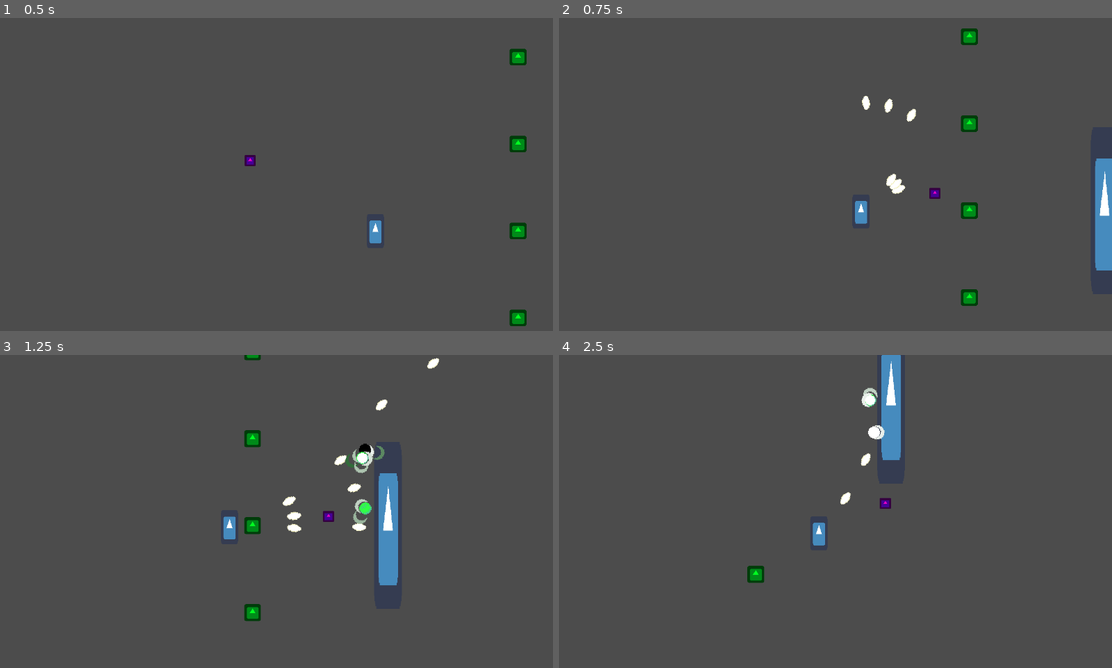
Above: before the commit, frames 1-4 (two rows, left to right).
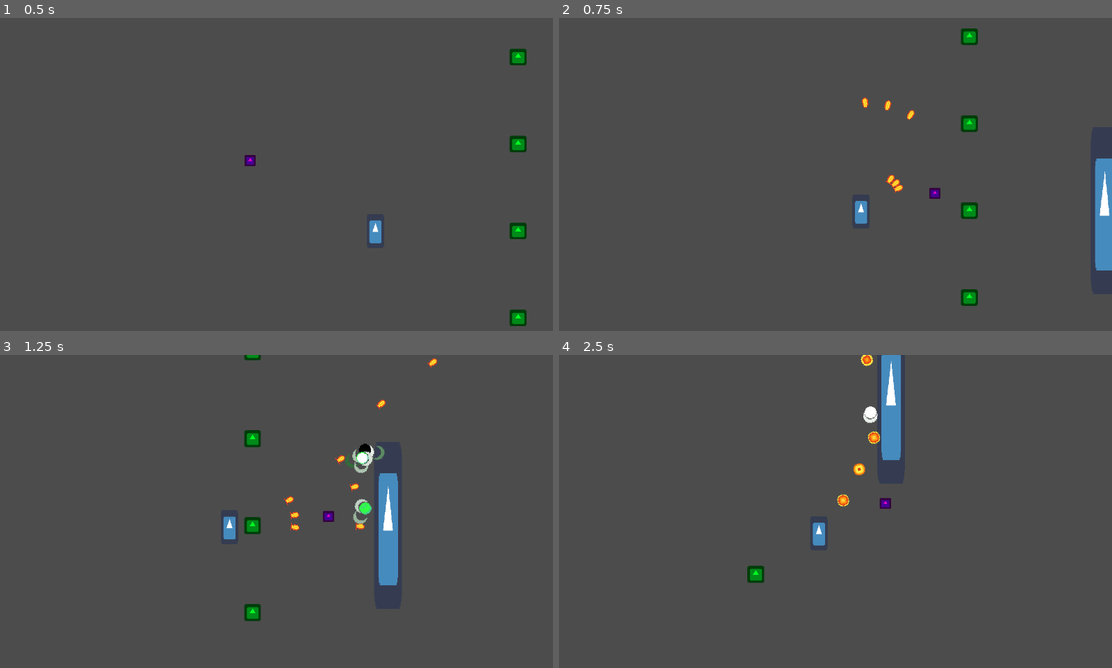
Above: after the commit, the same moments.

Repository: florian-rieder/2DShooter
Game: Godot game, scene res://test.tscn
Two runs of this game, one before a commit and one after it. Both use one fixed random seed, a clock stepped at 60 frames per second and the inputs below. The engine's default icon, where the game draws it, is replaced by a stand-in: a white triangle on a blue panel in a dark square. Sound files missing from this copy of the repository are replaced by a short silence.
Inputs (mouse positions are in pixels of both pictures, inside the frame that each line leads up to):
- Up to frame 1 (0.5 s): no input
- Up to frame 2 (0.75 s): move the mouse to (957, 158) at 0.52 s; hold D (right) from 0.53 s (still down); hold Space (fire) from 0.53 s (still down)
- Up to frame 3 (1.25 s): keep holding D (right); keep holding Space (fire)
- Up to frame 4 (2.5 s): move the mouse to (724, 527) at 1.27 s; release D (right) at 1.28 s; release Space (fire) at 1.28 s; hold S (down) 1.28-2.03 s; tap C at 1.35 s; move the mouse to (890, 442) at 2.02 s; hold D (right) from 2.03 s (still down); hold Space (fire) from 2.03 s (still down)

Frame 1 is identical in both runs. In frame 2, 0.3% of the frame differs, in the area x 54-65%, y 24-57%; in frame 3, 0.4%; in frame 4, 0.6%, in the area x 50-59%, y 0-49%.

Commit message:
projectile overhaul
- animated sprite
- custom projectile resource

Diff:
--- a/2DShooter/Director/Director.gd
+++ b/2DShooter/Director/Director.gd
@@ -16,6 +16,7 @@
 func _process(delta):
     if c > 1:
         var n_enemies = len(get_enemies())
+        estimate_difficulty()
         if n_enemies < max_enemies:
             spawn_enemies()
         c = 0
@@ -23,6 +24,10 @@
 
 
 func estimate_difficulty():
+    var player = get_player()
+    var weapon = player.weapon
+#    var player_dps = weapon._seconds_per_shot * weapon.weapon.projectile.damage * len(weapon.weapon.projectile_angles)
+#    print(player_dps)
     # estimate current difficulty level based on metrics
     pass
 
@@ -72,4 +77,4 @@
 
 
 func get_player():
-    return _tree.get_nodes_in_group('Player')
+    return _tree.get_nodes_in_group('Player')[0]
--- /dev/null
+++ b/2DShooter/Projectile/Data/BigProjectile.tres
@@ -0,0 +1,45 @@
+[gd_resource type="Resource" load_steps=12 format=2]
+
+[ext_resource path="res://Projectile/ProjectileResource.gd" type="Script" id=1]
+[ext_resource path="res://Impact/Impact.tscn" type="PackedScene" id=2]
+[ext_resource path="res://audio/hit_2.wav" type="AudioStream" id=3]
+[ext_resource path="res://audio/hit_1.wav" type="AudioStream" id=4]
+[ext_resource path="res://Projectile/All_Fire_Bullet_Pixel_16x16.png" type="Texture" id=5]
+
+[sub_resource type="AtlasTexture" id=1]
+atlas = ExtResource( 5 )
+region = Rect2( 0, 16, 16, 16 )
+
+[sub_resource type="AtlasTexture" id=2]
+atlas = ExtResource( 5 )
+region = Rect2( 16, 16, 16, 16 )
+
+[sub_resource type="AtlasTexture" id=3]
+atlas = ExtResource( 5 )
+region = Rect2( 32, 16, 16, 16 )
+
+[sub_resource type="AtlasTexture" id=4]
+atlas = ExtResource( 5 )
+region = Rect2( 48, 16, 16, 16 )
+
+[sub_resource type="AtlasTexture" id=5]
+atlas = ExtResource( 5 )
+region = Rect2( 64, 16, 16, 16 )
+
+[sub_resource type="SpriteFrames" id=6]
+animations = [ {
+"frames": [ SubResource( 1 ), SubResource( 2 ), SubResource( 3 ), SubResource( 4 ), SubResource( 5 ) ],
+"loop": true,
+"name": "default",
+"speed": 24.0
+} ]
+
+[resource]
+script = ExtResource( 1 )
+speed = 400
+damage = 200
+frames = SubResource( 6 )
+impact = ExtResource( 2 )
+impact_sounds = [ ExtResource( 4 ), ExtResource( 3 ) ]
+impact_quantity = 1
+impact_deviation = 0
--- a/2DShooter/Projectile/Projectile.gd
+++ b/2DShooter/Projectile/Projectile.gd
@@ -5,6 +5,9 @@
 onready var _root = get_tree().get_root()
 
 var moving = true
+
+func _ready():
+    $Sprite.frames = projectile.frames
 
 func _physics_process(delta):
     if not moving:
--- a/2DShooter/Projectile/Projectile.tscn
+++ b/2DShooter/Projectile/Projectile.tscn
@@ -1,8 +1,32 @@
-[gd_scene load_steps=5 format=2]
+[gd_scene load_steps=10 format=2]
 
-[ext_resource path="res://Projectile/Bullet_01.png" type="Texture" id=1]
+[ext_resource path="res://Projectile/All_Fire_Bullet_Pixel_16x16.png" type="Texture" id=1]
 [ext_resource path="res://Projectile/Projectile.gd" type="Script" id=2]
 [ext_resource path="res://Projectile/TestProjectile.tres" type="Resource" id=3]
+
+[sub_resource type="AtlasTexture" id=2]
+atlas = ExtResource( 1 )
+region = Rect2( 176, 0, 16, 16 )
+
+[sub_resource type="AtlasTexture" id=3]
+atlas = ExtResource( 1 )
+region = Rect2( 192, 0, 16, 16 )
+
+[sub_resource type="AtlasTexture" id=4]
+atlas = ExtResource( 1 )
+region = Rect2( 208, 0, 16, 16 )
+
+[sub_resource type="AtlasTexture" id=5]
+atlas = ExtResource( 1 )
+region = Rect2( 224, 0, 16, 16 )
+
+[sub_resource type="SpriteFrames" id=6]
+animations = [ {
+"frames": [ SubResource( 2 ), SubResource( 3 ), SubResource( 4 ), SubResource( 5 ) ],
+"loop": true,
+"name": "default",
+"speed": 25.0
+} ]
 
 [sub_resource type="CapsuleShape2D" id=1]
 radius = 5.0
@@ -12,9 +36,11 @@
 script = ExtResource( 2 )
 projectile = ExtResource( 3 )
 
-[node name="Sprite" type="Sprite" parent="."]
+[node name="Sprite" type="AnimatedSprite" parent="."]
 position = Vector2( 8, 0 )
-texture = ExtResource( 1 )
+frames = SubResource( 6 )
+frame = 3
+playing = true
 
 [node name="CollisionShape2D" type="CollisionShape2D" parent="."]
 position = Vector2( 8, 1 )
--- a/2DShooter/Projectile/ProjectileResource.gd
+++ b/2DShooter/Projectile/ProjectileResource.gd
@@ -5,6 +5,8 @@
 export var speed : int
 export var damage : int
 
+export (SpriteFrames) var frames
+
 export (PackedScene) var impact
 export (Array, Resource) var impact_sounds
 export var impact_quantity : int = 1
--- a/2DShooter/Projectile/TestProjectile.tres
+++ b/2DShooter/Projectile/TestProjectile.tres
@@ -1,13 +1,39 @@
-[gd_resource type="Resource" load_steps=4 format=2]
+[gd_resource type="Resource" load_steps=10 format=2]
 
 [ext_resource path="res://Projectile/ProjectileResource.gd" type="Script" id=1]
 [ext_resource path="res://audio/Impact.wav" type="AudioStream" id=2]
 [ext_resource path="res://Impact/Impact.tscn" type="PackedScene" id=3]
+[ext_resource path="res://Projectile/All_Fire_Bullet_Pixel_16x16.png" type="Texture" id=4]
+
+[sub_resource type="AtlasTexture" id=1]
+atlas = ExtResource( 4 )
+region = Rect2( 336, 112, 16, 16 )
+
+[sub_resource type="AtlasTexture" id=2]
+atlas = ExtResource( 4 )
+region = Rect2( 352, 112, 16, 16 )
+
+[sub_resource type="AtlasTexture" id=3]
+atlas = ExtResource( 4 )
+region = Rect2( 368, 112, 16, 16 )
+
+[sub_resource type="AtlasTexture" id=4]
+atlas = ExtResource( 4 )
+region = Rect2( 384, 112, 16, 16 )
+
+[sub_resource type="SpriteFrames" id=5]
+animations = [ {
+"frames": [ SubResource( 1 ), SubResource( 2 ), SubResource( 3 ), SubResource( 4 ) ],
+"loop": true,
+"name": "default",
+"speed": 24.0
+} ]
 
 [resource]
 script = ExtResource( 1 )
 speed = 500
 damage = 20
+frames = SubResource( 5 )
 impact = ExtResource( 3 )
 impact_sounds = [ ExtResource( 2 ) ]
 impact_quantity = 1
--- a/2DShooter/Weapon/Data/BlipThump.tres
+++ b/2DShooter/Weapon/Data/BlipThump.tres
@@ -1,7 +1,7 @@
 [gd_resource type="Resource" load_steps=4 format=2]
 
 [ext_resource path="res://Weapon/Data/WeaponResource.gd" type="Script" id=1]
-[ext_resource path="res://Projectile/Projectile.tscn" type="PackedScene" id=2]
+[ext_resource path="res://Projectile/Data/BigProjectile.tres" type="Resource" id=2]
 [ext_resource path="res://audio/BlipThump.wav" type="AudioStream" id=3]
 
 [resource]
--- a/2DShooter/Weapon/Data/Burst.tres
+++ b/2DShooter/Weapon/Data/Burst.tres
@@ -1,7 +1,7 @@
 [gd_resource type="Resource" load_steps=4 format=2]
 
 [ext_resource path="res://Weapon/Data/WeaponResource.gd" type="Script" id=1]
-[ext_resource path="res://Projectile/Projectile.tscn" type="PackedScene" id=2]
+[ext_resource path="res://Projectile/Data/BigProjectile.tres" type="Resource" id=2]
 [ext_resource path="res://audio/Burst.wav" type="AudioStream" id=3]
 
 [resource]
--- a/2DShooter/Weapon/Data/Heavy.tres
+++ b/2DShooter/Weapon/Data/Heavy.tres
@@ -1,7 +1,7 @@
 [gd_resource type="Resource" load_steps=4 format=2]
 
 [ext_resource path="res://Weapon/Data/WeaponResource.gd" type="Script" id=1]
-[ext_resource path="res://Projectile/Projectile.tscn" type="PackedScene" id=2]
+[ext_resource path="res://Projectile/Data/BigProjectile.tres" type="Resource" id=2]
 [ext_resource path="res://audio/Heavy.wav" type="AudioStream" id=3]
 
 [resource]
--- a/2DShooter/Weapon/Data/SlowButHeavy.tres
+++ b/2DShooter/Weapon/Data/SlowButHeavy.tres
@@ -1,7 +1,7 @@
 [gd_resource type="Resource" load_steps=4 format=2]
 
 [ext_resource path="res://Weapon/Data/WeaponResource.gd" type="Script" id=1]
-[ext_resource path="res://Projectile/Projectile.tscn" type="PackedScene" id=2]
+[ext_resource path="res://Projectile/Data/BigProjectile.tres" type="Resource" id=2]
 [ext_resource path="res://audio/SlowButHeavy.wav" type="AudioStream" id=3]
 
 [resource]
--- a/2DShooter/Weapon/Data/ToxicBlaster.tres
+++ b/2DShooter/Weapon/Data/ToxicBlaster.tres
@@ -1,7 +1,7 @@
 [gd_resource type="Resource" load_steps=6 format=2]
 
 [ext_resource path="res://Weapon/Data/WeaponResource.gd" type="Script" id=1]
-[ext_resource path="res://Projectile/Projectile.tscn" type="PackedScene" id=2]
+[ext_resource path="res://Projectile/TestProjectile.tres" type="Resource" id=2]
 [ext_resource path="res://audio/Toxic5.wav" type="AudioStream" id=3]
 [ext_resource path="res://audio/Toxic2.wav" type="AudioStream" id=4]
 [ext_resource path="res://audio/Toxic4.wav" type="AudioStream" id=5]
--- a/2DShooter/Weapon/Data/WeaponResource.gd
+++ b/2DShooter/Weapon/Data/WeaponResource.gd
@@ -11,5 +11,5 @@
 export var max_trauma : float
 
 # Note: It is the projectile that inflicts damage, not the weapon !
-export (PackedScene) var projectile
+export (Resource) var projectile
 export (Array, Resource) var fire_sounds
--- a/2DShooter/Weapon/Data/test_weapon.tres
+++ b/2DShooter/Weapon/Data/test_weapon.tres
@@ -2,7 +2,7 @@
 
 [ext_resource path="res://Weapon/Data/WeaponResource.gd" type="Script" id=1]
 [ext_resource path="res://audio/Wobbly_shooter.wav" type="AudioStream" id=2]
-[ext_resource path="res://Projectile/Projectile.tscn" type="PackedScene" id=3]
+[ext_resource path="res://Projectile/TestProjectile.tres" type="Resource" id=3]
 
 [resource]
 script = ExtResource( 1 )
--- a/2DShooter/Weapon/Weapon.gd
+++ b/2DShooter/Weapon/Weapon.gd
@@ -3,6 +3,7 @@
 signal shot_fired
 
 export (Resource) var weapon setget set_weapon, get_weapon
+export (PackedScene) var projectile_scene
 
 onready var muzzle = $Muzzle
 onready var _root = get_tree().get_root()
@@ -47,7 +48,8 @@
 func spawn_projectile(deviation = 0.0):
     var inac = weapon.inaccuracy/2 # inaccuracy
     var random_deviation = rand_range(-inac, inac)
-    var b = weapon.projectile.instance()
+    var b = projectile_scene.instance()
+    b.projectile = weapon.projectile
     owner.add_child(b)
     b.global_transform = muzzle.global_transform
     # inaccuracy and deviation
--- a/2DShooter/Weapon/Weapon.tscn
+++ b/2DShooter/Weapon/Weapon.tscn
@@ -1,8 +1,9 @@
-[gd_scene load_steps=7 format=2]
+[gd_scene load_steps=8 format=2]
 
 [ext_resource path="res://Bazooka.png" type="Texture" id=1]
 [ext_resource path="res://Weapon/Data/test_weapon.tres" type="Resource" id=2]
 [ext_resource path="res://pixelate.gdshader" type="Shader" id=3]
+[ext_resource path="res://Projectile/Projectile.tscn" type="PackedScene" id=4]
 [ext_resource path="res://Weapon/Weapon.gd" type="Script" id=5]
 [ext_resource path="res://shell.png" type="Texture" id=6]
 
@@ -13,6 +14,7 @@
 [node name="Weapon" type="Node2D"]
 script = ExtResource( 5 )
 weapon = ExtResource( 2 )
+projectile_scene = ExtResource( 4 )
 
 [node name="Muzzle" type="Position2D" parent="."]
 position = Vector2( 26, 0 )
Binary file added: 2DShooter/Projectile/All_Fire_Bullet_Pixel_16x16.png
Not shown, added: 2DShooter/Projectile/All_Fire_Bullet_Pixel_16x16.png.import
